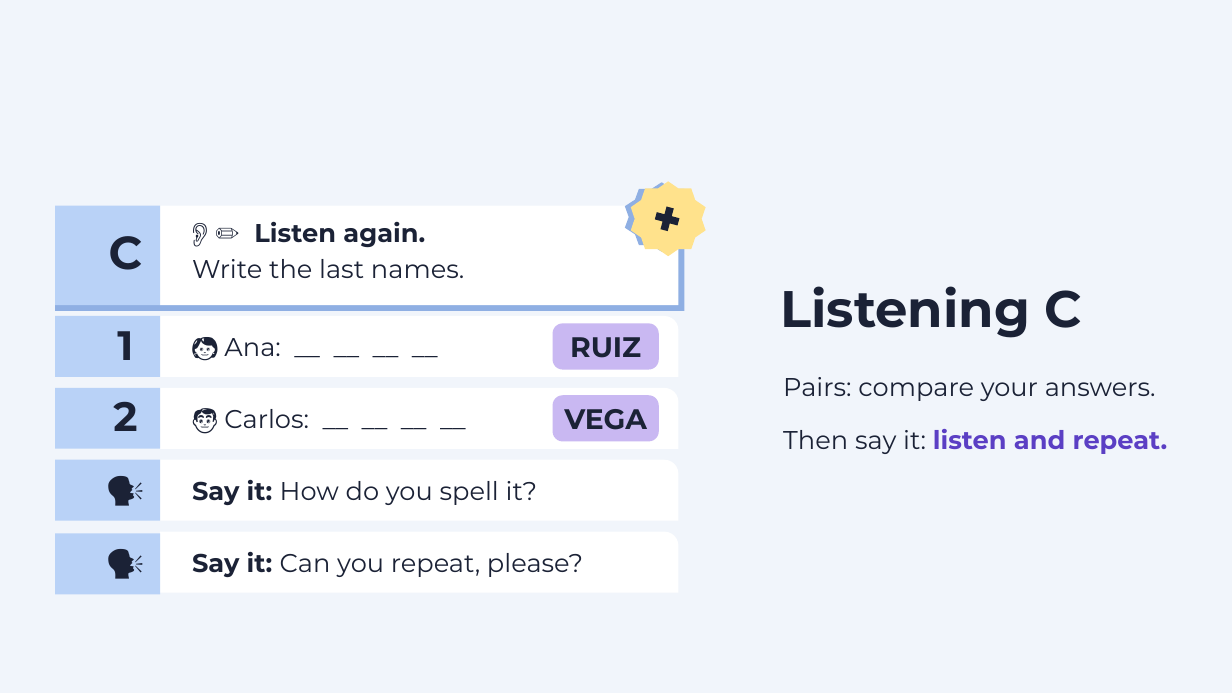
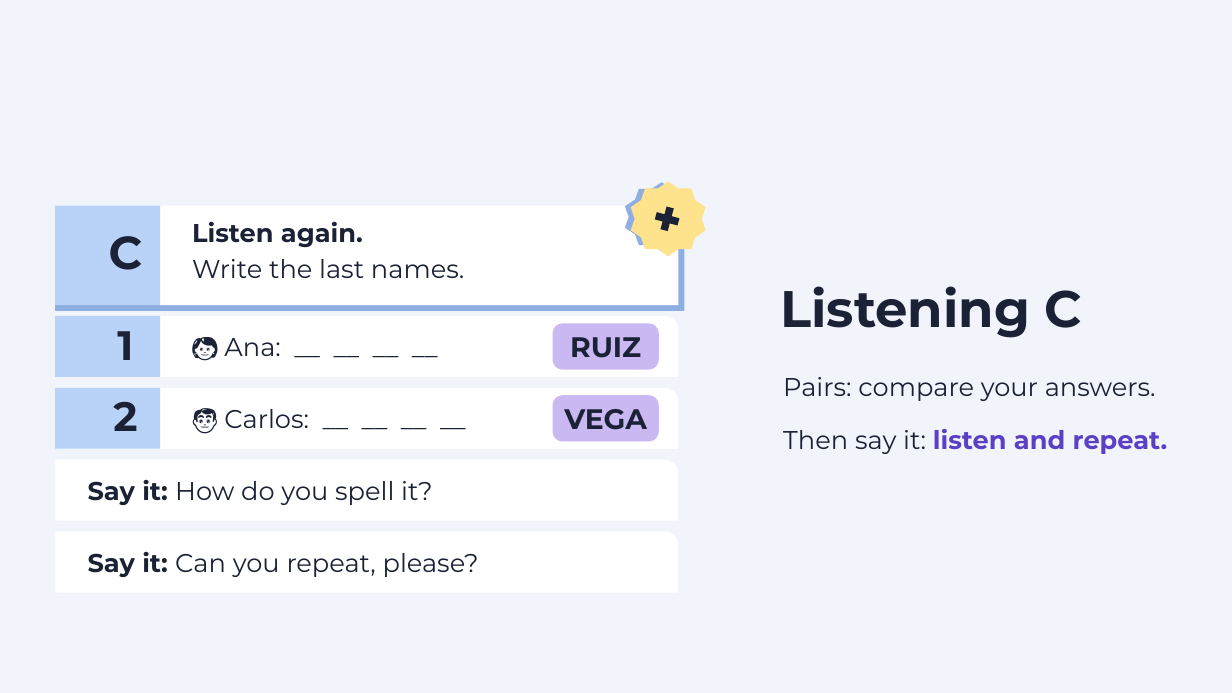
Before and after one commit to sdpursley/ESL-Curriculum, a slide deck: slide 11 of level1/slides/Level1_Lesson1_Slides.pptx. Drawn at 1232x693 pixels with LibreOffice and Linux fonts; fonts in the diff are those of the drawing. Boxes give left, top, right and bottom in pixels: in the first picture for what was removed or moved away, otherwise in the second. Text is boxed around its words. In the diff, an @@ line names an element or a change of style, - is before the commit and + after.

```diff
--- a/level1/slides/Level1_Lesson1_Slides.pptx
+++ b/level1/slides/Level1_Lesson1_Slides.pptx
@@ text at [192,222,363,247]: text changed @@
-👂 ✏️ Listen again.
+Listen again.
@@ round rect: place and size @@
-round rect at [160,460,678,521]
+round rect at [55,460,678,521]
@@ rectangle removed at [55,460,161,521] @@
@@ text removed at [69,459,181,518] @@
-🗣️
@@ text "Say it: How do you ...": place and size @@
-text "Say it: How do you ..." at [192,480,537,505]
+text "Say it: How do you ..." at [88,480,432,505]
@@ round rect: place and size @@
-round rect at [160,531,678,592]
+round rect at [55,531,678,592]
@@ rectangle removed at [55,533,161,594] @@
@@ text removed at [69,532,181,592] @@
-🗣️
@@ text "Say it: Can you repeat, ...": place and size @@
-text "Say it: Can you repeat, ..." at [192,552,583,577]
+text "Say it: Can you repeat, ..." at [88,552,479,577]
```
Also in this commit, not shown: 12 other slides changed, 2 other files.
